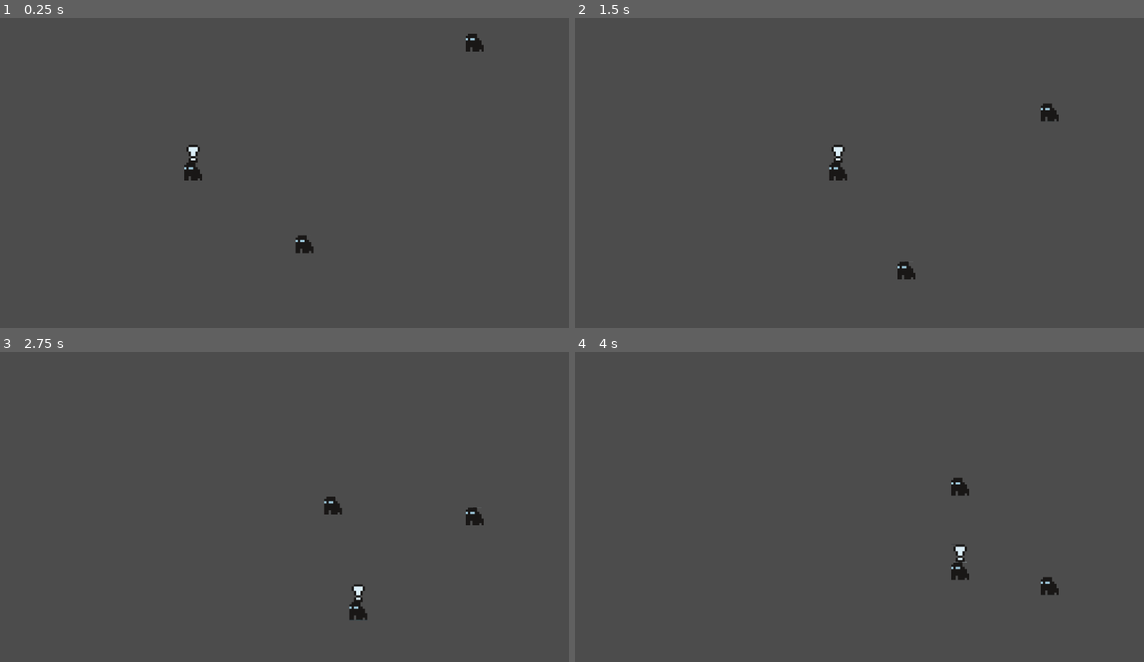
Above: before the commit, frames 1-4 (two rows, left to right).
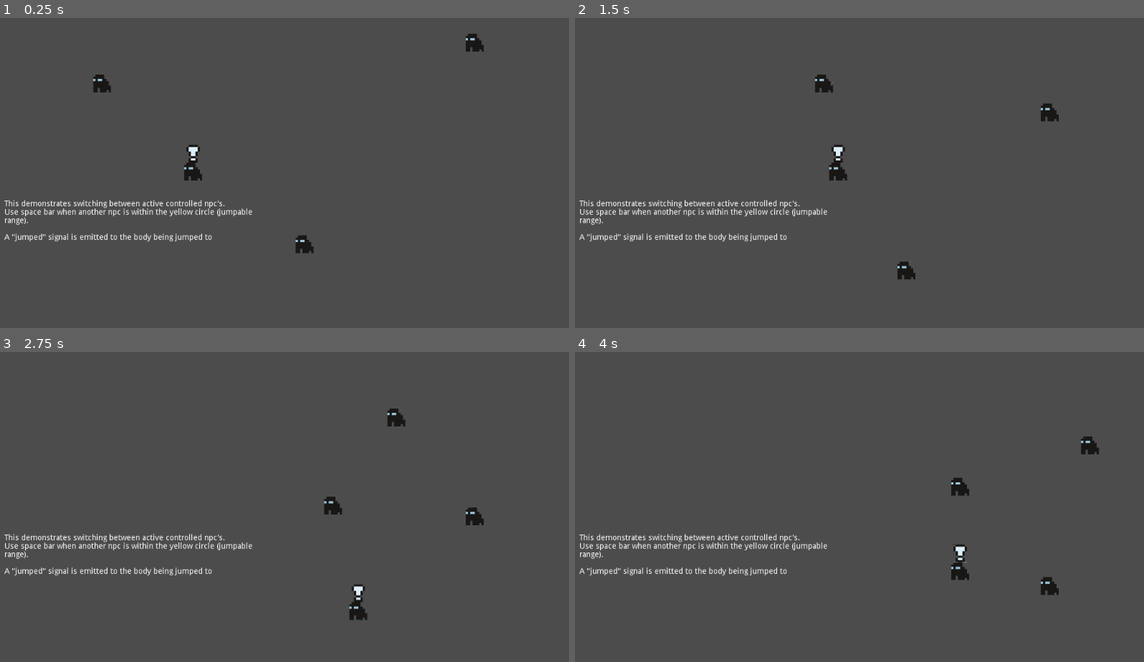
Above: after the commit, the same moments.

Repository: MxAshUp/godot-wild-jam-2
Game: Godot game, scene res://PrototypeScenes/Patrol/PathTest.tscn
Same seed, same stepped clock (60 frames per second), same inputs: the game is played once before the commit and once after it. This scene is started directly instead of the project's main scene.
Inputs:
- Up to frame 1 (0.25 s): no input
- Up to frame 2 (1.5 s): tap Enter (ui_accept) at 0.5, 0.6, 0.77, 1.07, 1.35 s
- Up to frame 3 (2.75 s): tap Enter (ui_accept) at 1.52, 1.82, 2.1 s
- Up to frame 4 (4 s): tap Enter (ui_accept) at 2.85, 3.02, 3.32, 3.6, 3.77 s

The runs differ from the first frame. In frame 1, 1.3% of the frame differs, in the area x 0-45%, y 18-73%; in frame 2, 1.3%, in the area x 0-46%, y 18-73%; in frame 3, 1.3%; in frame 4, 1.3%.

Commit message:
REnamed signal, added comments, cleaned up

Diff:
--- a/PrototypeScenes/Patrol/PathFollow.tscn
+++ b/PrototypeScenes/Patrol/PathFollow.tscn
@@ -12,7 +12,9 @@
 
 script/source = "extends StaticBody2D
 
-signal jumped_from"
+# This script is simply for adding custom signal
+# That is why it is embedded
+signal jumped"
 
 [sub_resource type="CircleShape2D" id=3]
 
@@ -83,4 +85,4 @@
 
 [connection signal="body_entered" from="PathFollow2D/JumpArea" to="." method="_on_JumpArea_body_entered"]
 [connection signal="body_exited" from="PathFollow2D/JumpArea" to="." method="_on_JumpArea_body_exited"]
-[connection signal="jumped_from" from="PathFollow2D/StaticBody" to="." method="_on_StaticBody_jumped_from"]
+[connection signal="jumped" from="PathFollow2D/StaticBody" to="." method="_on_StaticBody_jumped"]
--- a/PrototypeScenes/Patrol/PathTest.tscn
+++ b/PrototypeScenes/Patrol/PathTest.tscn
@@ -6,17 +6,24 @@
 
 bake_interval = 5.0
 _data = {
-"points": PoolVector2Array( 0, 0, 0, 0, 496, -208, 0, 0, 0, 0, 496, 304, 0, 0, 0, 0, 640, 304, 0, 0, 0, 0, 640, -208, 0, 0, 0, 0, 496, -208 )
+"points": PoolVector2Array( 0, 0, 0, 0, 130, 130, 0, 0, 0, 0, 920, 130, 0, 0, 0, 0, 920, 530, 0, 0, 0, 0, 820, 530, 0, 0, 0, 0, 820, 180, 0, 0, 0, 0, 740, 180, 0, 0, 0, 0, 740, 330, 0, 0, 0, 0, 270, 330, 0, 0, 0, 0, 270, 530, 0, 0, 0, 0, 130, 530, 0, 0, 0, 0, 130, 130 )
 }
 
 [sub_resource type="Curve2D" id=2]
 
 bake_interval = 5.0
 _data = {
+"points": PoolVector2Array( 0, 0, 0, 0, 496, -208, 0, 0, 0, 0, 496, 304, 0, 0, 0, 0, 640, 304, 0, 0, 0, 0, 640, -208, 0, 0, 0, 0, 496, -208 )
+}
+
+[sub_resource type="Curve2D" id=3]
+
+bake_interval = 5.0
+_data = {
 "points": PoolVector2Array( 0, 0, 0, 0, -112, -112, 0, 0, 0, 0, -112, 64, 0, 0, 0, 0, -64, 64, 0, 0, 0, 0, -64, -112, 0 …(195 unchanged characters)…
 }
 
-[sub_resource type="Curve2D" id=3]
+[sub_resource type="Curve2D" id=4]
 
 bake_interval = 5.0
 _data = {
@@ -25,13 +32,21 @@
 
 [node name="PathTest" type="Node2D"]
 
+[node name="Node2D" parent="." instance=ExtResource( 1 )]
+move_speed = 210.0
+preview = true
+
+[node name="Path2D" type="Path2D" parent="Node2D"]
+self_modulate = Color( 0.5, 0.6, 1, 0.7 )
+curve = SubResource( 1 )
+
 [node name="Node2D2" parent="." instance=ExtResource( 1 )]
 position = Vector2( 352, 240 )
 preview = true
 
 [node name="Path2D" type="Path2D" parent="Node2D2"]
 self_modulate = Color( 0.5, 0.6, 1, 0.7 )
-curve = SubResource( 1 )
+curve = SubResource( 2 )
 
 [node name="Node2D3" parent="." instance=ExtResource( 1 )]
 position = Vector2( 656, 480 )
@@ -51,14 +66,51 @@
 
 [node name="Path2D" type="Path2D" parent="Node2D4"]
 self_modulate = Color( 0.5, 0.6, 1, 0.7 )
-curve = SubResource( 3 )
+curve = SubResource( 4 )
 
+[node name="description" type="RichTextLabel" parent="."]
+anchor_left = 0.0
+anchor_top = 0.0
+anchor_right = 0.0
+anchor_bottom = 0.0
+margin_left = 8.0
+margin_top = 339.0
+margin_right = 488.0
+margin_bottom = 531.0
+rect_pivot_offset = Vector2( 0, 0 )
+rect_clip_content = true
+mouse_filter = 0
+mouse_default_cursor_shape = 0
+size_flags_horizontal = 1
+size_flags_vertical = 1
+bbcode_enabled = false
+bbcode_text = "This demonstrates switching between active controlled npc's.
+Use space bar when another npc is within the yellow circle (jumpable range).
+
+A \"jumped\" signal is emitted to the body being jumped to"
+visible_characters = -1
+percent_visible = 1.0
+meta_underlined = true
+tab_size = 4
+text = "This demonstrates switching between active controlled npc's.
+Use space bar when another npc is within the yellow circle (jumpable range).
+
+A \"jumped\" signal is emitted to the body being jumped to"
+scroll_active = true
+scroll_following = false
+selection_enabled = false
+override_selected_font_color = false
+_sections_unfolded = [ "BBCode" ]
+
+[connection signal="body_entered" from="Node2D/Path2D/PathFollow2D/JumpArea" to="Node2D" method="_on_JumpArea_body_entered"]
+[connection signal="body_exited" from="Node2D/Path2D/PathFollow2D/JumpArea" to="Node2D" method="_on_JumpArea_body_exited"]
+[connection signal="jumped" from="Node2D/Path2D/PathFollow2D/StaticBody" to="Node2D" method="_on_StaticBody_jumped"]
 [connection signal="body_entered" from="Node2D2/Path2D/PathFollow2D/JumpArea" to="Node2D2" method="_on_JumpArea_body_entered"]
 [connection signal="body_exited" from="Node2D2/Path2D/PathFollow2D/JumpArea" to="Node2D2" method="_on_JumpArea_body_exited"]
-[connection signal="jumped_from" from="Node2D2/Path2D/PathFollow2D/StaticBody" to="Node2D2" method="_on_StaticBody_jumped_from"]
+[connection signal="jumped" from="Node2D2/Path2D/PathFollow2D/StaticBody" to="Node2D2" method="_on_StaticBody_jumped"]
 [connection signal="body_entered" from="Node2D3/Path2D/PathFollow2D/JumpArea" to="Node2D3" method="_on_JumpArea_body_entered"]
 [connection signal="body_exited" from="Node2D3/Path2D/PathFollow2D/JumpArea" to="Node2D3" method="_on_JumpArea_body_exited"]
-[connection signal="jumped_from" from="Node2D3/Path2D/PathFollow2D/StaticBody" to="Node2D3" method="_on_StaticBody_jumped_from"]
+[connection signal="jumped" from="Node2D3/Path2D/PathFollow2D/StaticBody" to="Node2D3" method="_on_StaticBody_jumped"]
 [connection signal="body_entered" from="Node2D4/Path2D/PathFollow2D/JumpArea" to="Node2D4" method="_on_JumpArea_body_entered"]
 [connection signal="body_exited" from="Node2D4/Path2D/PathFollow2D/JumpArea" to="Node2D4" method="_on_JumpArea_body_exited"]
-[connection signal="jumped_from" from="Node2D4/Path2D/PathFollow2D/StaticBody" to="Node2D4" method="_on_StaticBody_jumped_from"]
+[connection signal="jumped" from="Node2D4/Path2D/PathFollow2D/StaticBody" to="Node2D4" method="_on_StaticBody_jumped"]
--- a/Tools/Patrol.gd
+++ b/Tools/Patrol.gd
@@ -32,6 +32,7 @@
 	else:
 		set_process(false)
 
+
 func _process(delta):
 	if Engine.is_editor_hint():
 		process_tool(delta)
@@ -41,18 +42,21 @@
 		process_animation(delta)
 		process_input(delta)
 
+
 # Actual game movement
 func process_movement(delta):
 	path_follow.offset += delta * move_speed
 	jump_area.monitoring = being_controlled
 
+
 func process_input(delta):
 	if Input.is_action_just_pressed("ui_accept"):
 		if jumpable_bodies.size() > 0:
 			var to_jump_body : PhysicsBody2D = jumpable_bodies[0]
-			to_jump_body.emit_signal("jumped_from", self)
+			to_jump_body.emit_signal("jumped", self)
 			jumpable_bodies.remove(0)
 			being_controlled = false
+
 
 # Process for just tooling around
 func process_tool(delta):
@@ -70,10 +74,12 @@
 	else:
 		indicator_sprite.visible = false
 
+
 func _draw():
 	# Show radius of jump
 	if Engine.is_editor_hint():
 		draw_circle(path_follow.position, jump_radius, Color(0.5, 0.5, 0, 0.5))
+
 
 func _on_JumpArea_body_entered(body : PhysicsBody2D):
 	if body != self.static_body:
@@ -81,11 +87,13 @@
 		if index == -1:
 			jumpable_bodies.append(body)
 
+
 func _on_JumpArea_body_exited(body):
 	if body != self.static_body:
 		var index = jumpable_bodies.find(body)
 		if index != -1:
 			jumpable_bodies.remove(index)
 
-func _on_StaticBody_jumped_from(jump_from_node : Node2D):
+
+func _on_StaticBody_jumped(jump_from_node : Node2D):
 	being_controlled = true
Not shown: 2 places in PrototypeScenes/Patrol/PathTest.tscn that only renumber resources
